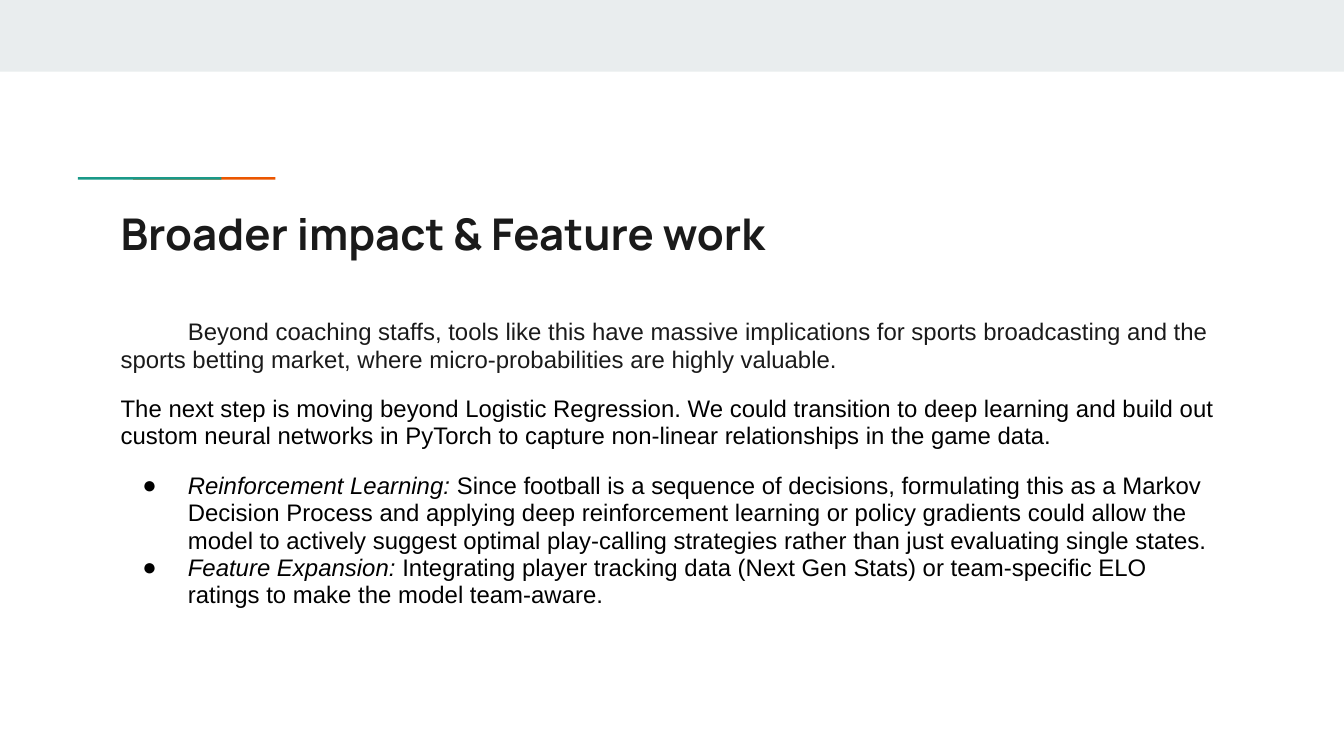
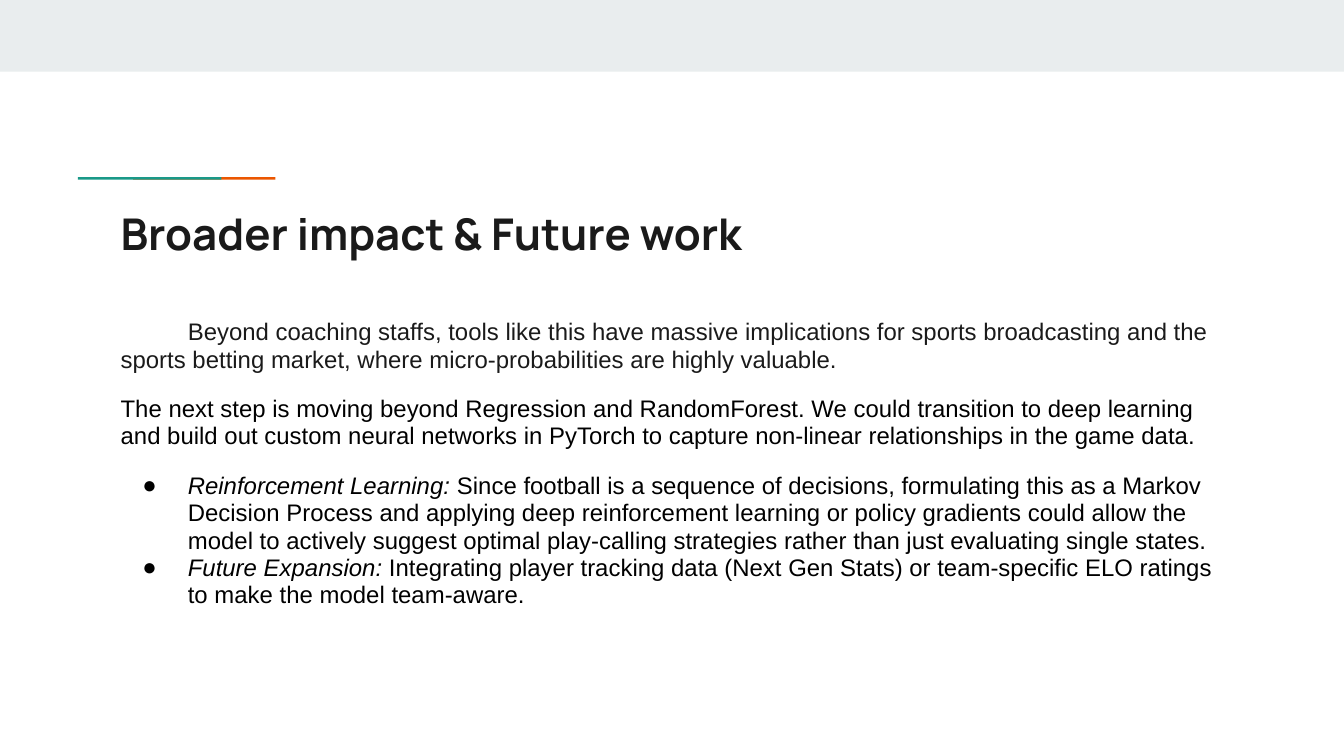
Before and after one commit to benpentecost2004/Football-Analysis, a slide deck: slide 5 of PresentationSlides.pptx. Drawn at 1344x756 pixels with LibreOffice and Linux fonts; fonts in the diff are those of the drawing. Boxes give left, top, right and bottom in pixels: in the first picture for what was removed or moved away, otherwise in the second. Text is boxed around its words. In the diff, an @@ line names an element or a change of style, - is before the commit and + after.

```diff
--- a/PresentationSlides.pptx
+++ b/PresentationSlides.pptx
@@ title at box(121, 218, 742, 261): text changed @@
-Broader impact & Feature work
+Broader impact & Future work
@@ text at box(121, 399, 1194, 449): text changed @@
-The next step is moving beyond Logistic Regression. We could transition to deep learning and build out custom neural networks in PyTorch to capture non-linear relationships in the game data.
+The next step is moving beyond Regression and RandomForest. We could transition to deep learning and build out custom neural networks in PyTorch to capture non-linear relationships in the game data.
@@ text at box(188, 558, 1212, 604): text changed @@
-● Feature Expansion: Integrating player tracking data (Next Gen Stats) or team-specific ELO ratings to make the model team-aware.
+● Future Expansion: Integrating player tracking data (Next Gen Stats) or team-specific ELO ratings to make the model team-aware.
```
Also in this commit, not shown: 1 other slide changed, 3 other files.
